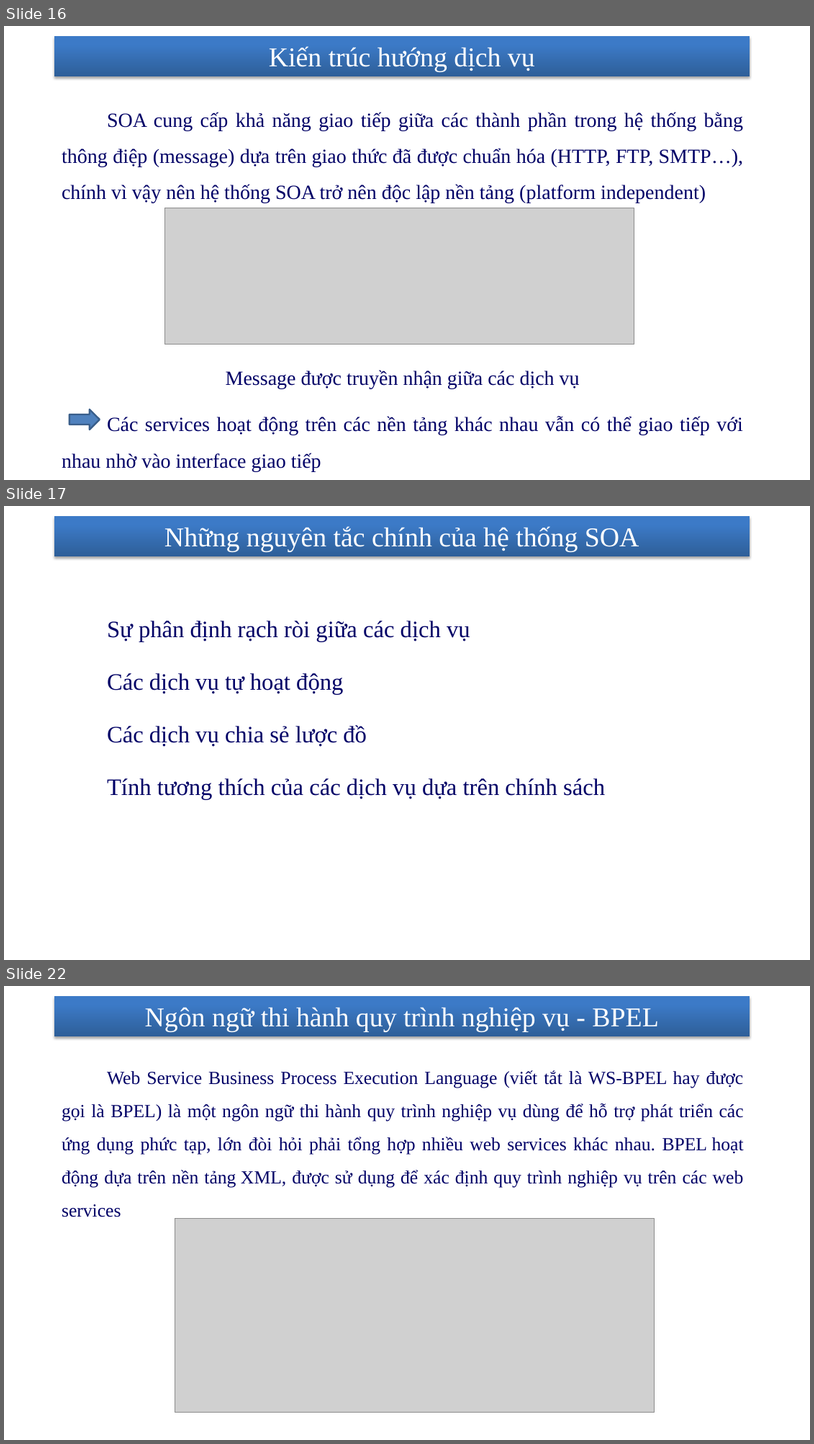
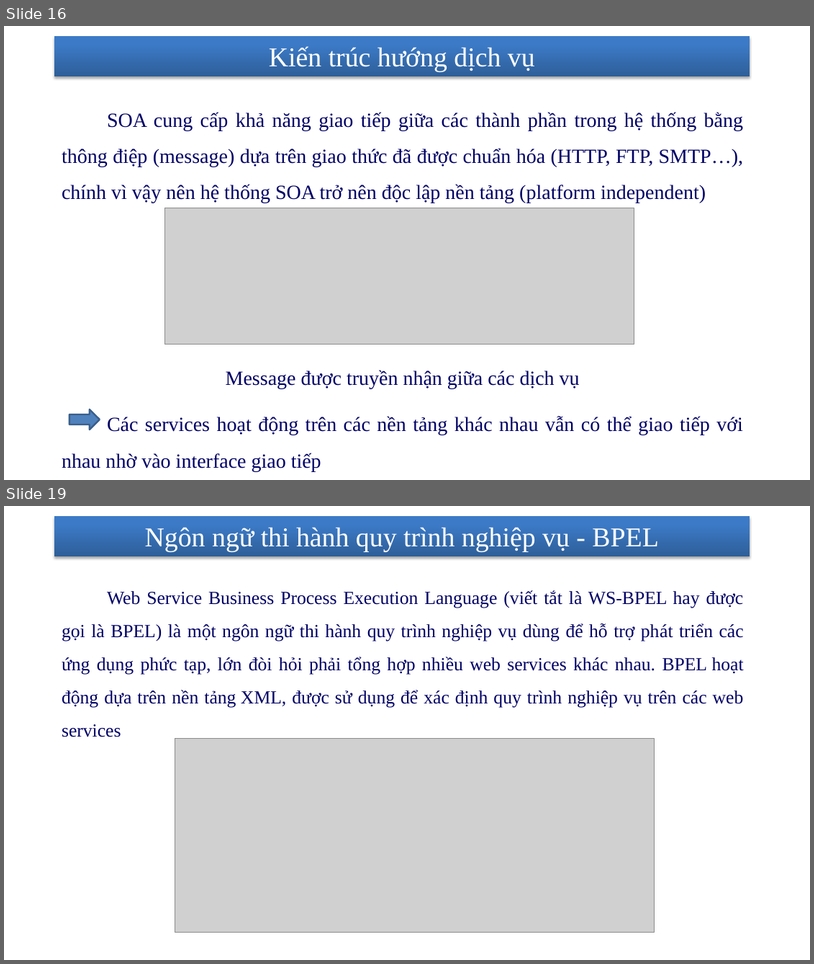
Before and after one commit to nhanhnt/LUANVAN, a slide deck: WORD/luanvan_nhanhnt_ver4.pptx. Shown one above the other, each under a label of ours: slides 16, 17 and 22 before the commit, slides 16 and 19 after it; the slides between them are not shown. The pictures are 814x1444 and 814x964 pixels, drawn with LibreOffice and Linux fonts; fonts in the diff are those of the drawing; grey boxes stand for pictures; background and template pictures are left out. Boxes give left, top, right and bottom in pixels: in the first picture for what was removed or moved away, otherwise in the second. Text is boxed around its words. In the diff, an @@ line names an element or a change of style, - is before the commit and + after.

```diff
--- a/WORD/luanvan_nhanhnt_ver4.pptx
+++ b/WORD/luanvan_nhanhnt_ver4.pptx
@@ slide 17 removed at <box>4,506,810,960</box>, background picture (left out); not listed: 1 template element that a slide beside it also shows @@
@@ title removed at <box>165,526,640,552</box> @@
-Những nguyên tắc chính của hệ thống SOA
@@ text removed at <box>107,620,605,799</box> @@
-    Sự phân định rạch ròi giữa các dịch vụ
-    Các dịch vụ tự hoạt động
-    Các dịch vụ chia sẻ lược đồ
-    Tính tương thích của các dịch vụ dựa trên chính sách
@@ page number removed at <box>553,928,741,952</box> @@
-17
@@ what was slide 22 is now slide 19 @@
```
Also in this commit, not shown: 8 slides changed, 2 other slides removed, 9 other files.
